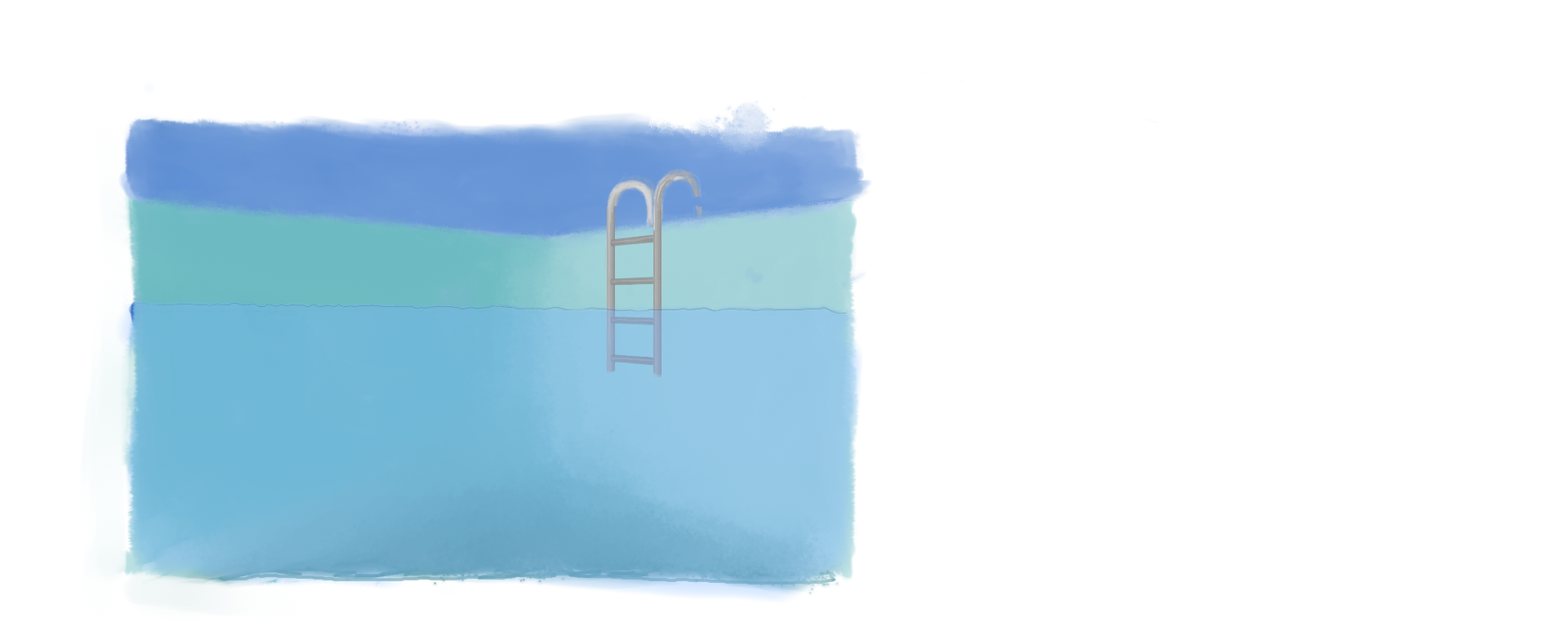
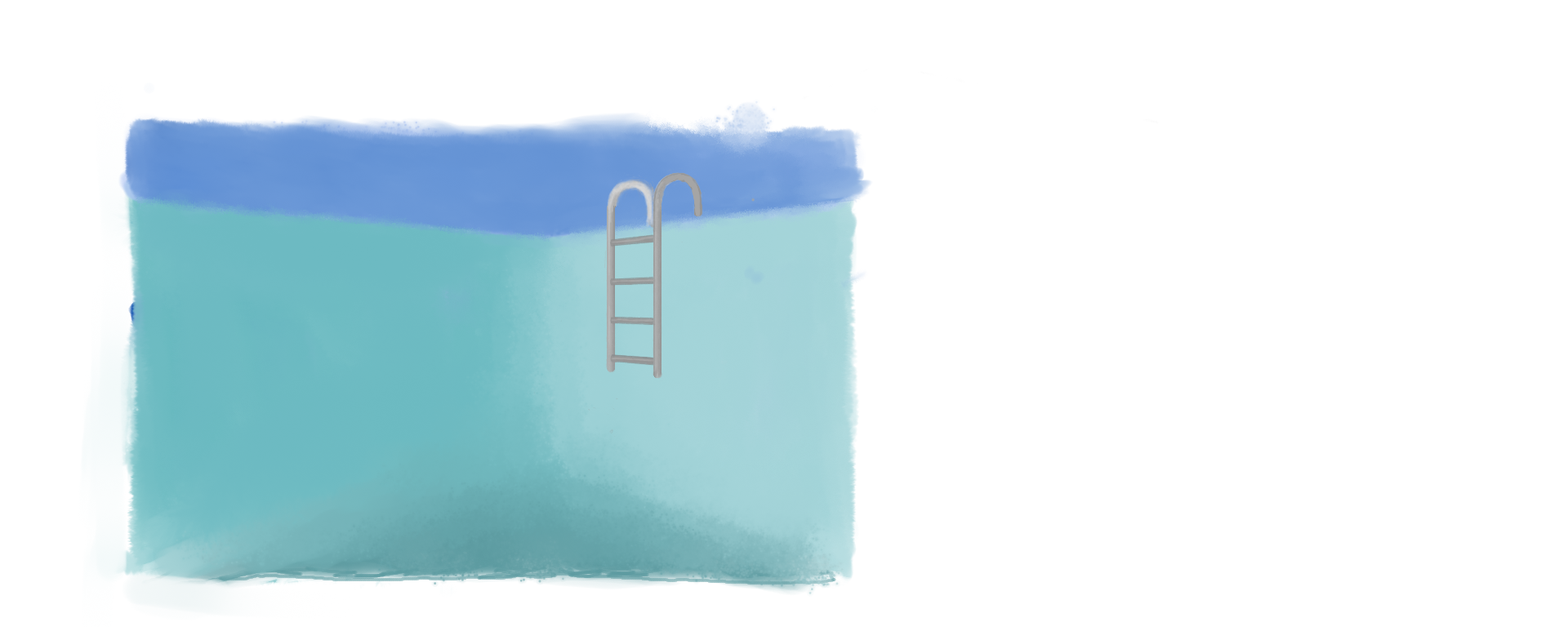
Two versions of the same layered image (1568x627). Layer-by-layer changes:
hid "Water" over [115, 170, 864, 604]
removed layer "ladderbars" over [524, 199, 700, 438]
painted on "ladder" over [524, 168, 756, 438]
